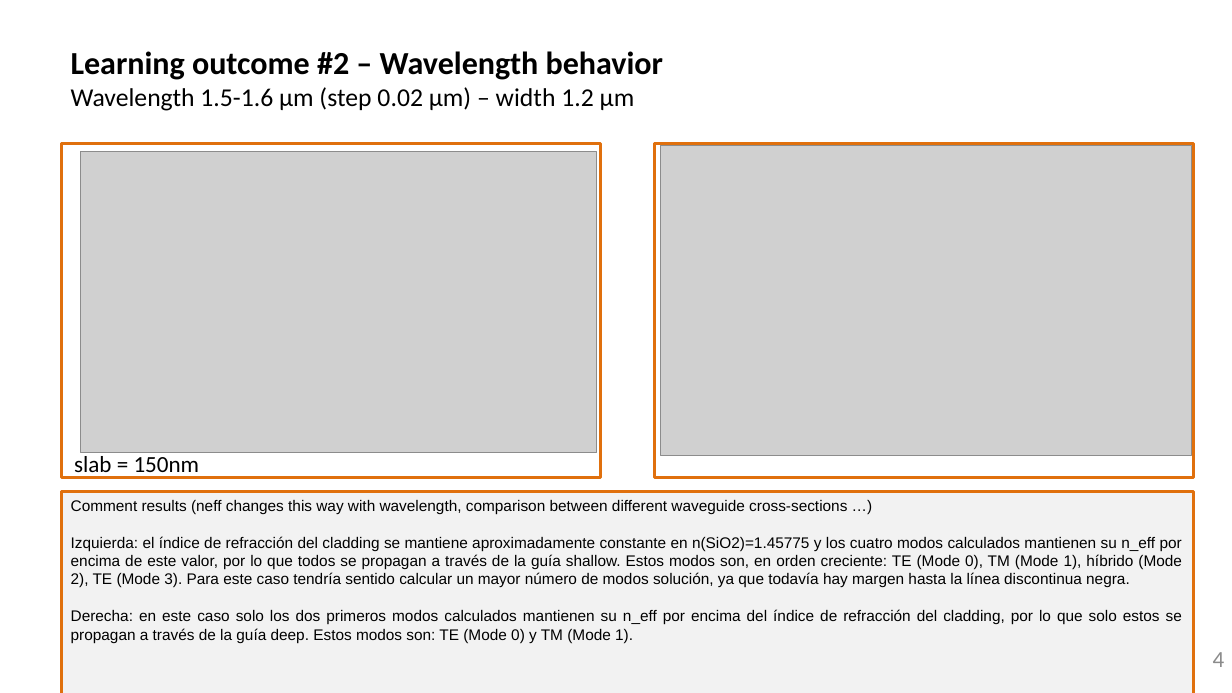
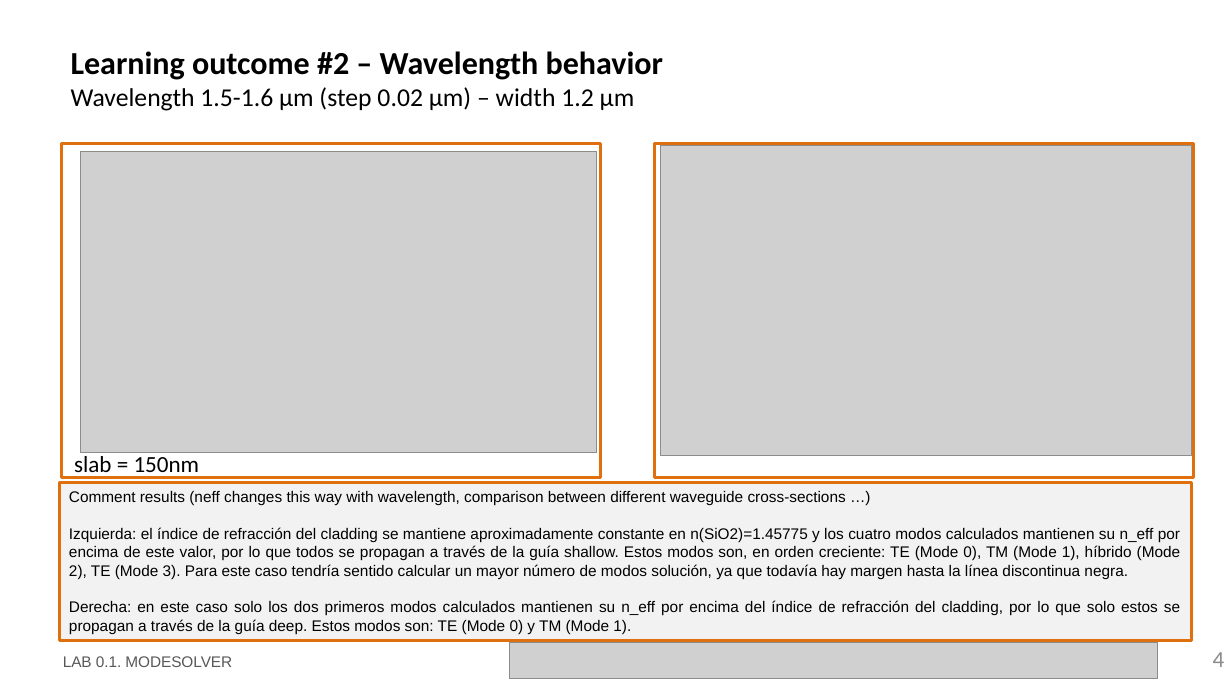
Before and after one commit to DavidGarcia1209/pic-upv-lab0, a slide deck: slide 4 of LabBook_010.pptx. Drawn at 1232x693 pixels with LibreOffice and Linux fonts; fonts in the diff are those of the drawing; grey boxes stand for pictures; background and template pictures are left out. Boxes give left, top, right and bottom in pixels: in the first picture for what was removed or moved away, otherwise in the second. Text is boxed around its words. In the diff, an @@ line names an element or a change of style, - is before the commit and + after.

```diff
--- a/LabBook_010.pptx
+++ b/LabBook_010.pptx
@@ rectangle "Comment results (neff changes this ...": place and size @@
-rectangle "Comment results (neff changes this ..." at (62, 492, 1194, 693)
+rectangle "Comment results (neff changes this ..." at (60, 482, 1192, 641)
@@ picture added at (510, 642, 1158, 679) @@
```
Also in this commit, not shown: 1 other slide changed, 1 other file.
